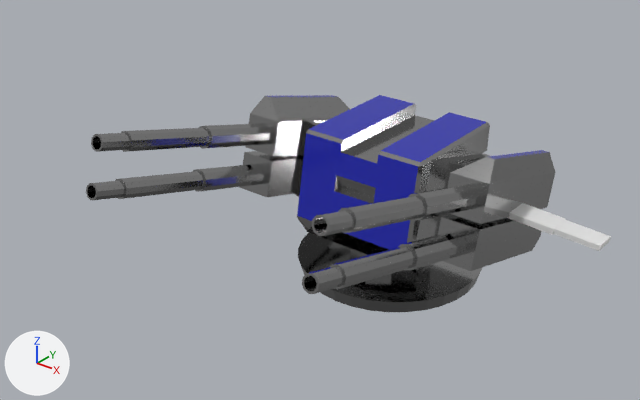
The FBX model public/turret.fbx: old version first, new version second.
Both versions are drawn from a 50 mm lens placed at (4.82, -7.31, 3.98), pointed at (-0.14, -1.1, 0.14). Every picture has the same lights, and +X, +Y and +Z are marked at lower left. Where no turn or scale is listed for an object, it has been applied to the vertices.

Objects in the first picture: 'Cube.001', 'cannon 02'.
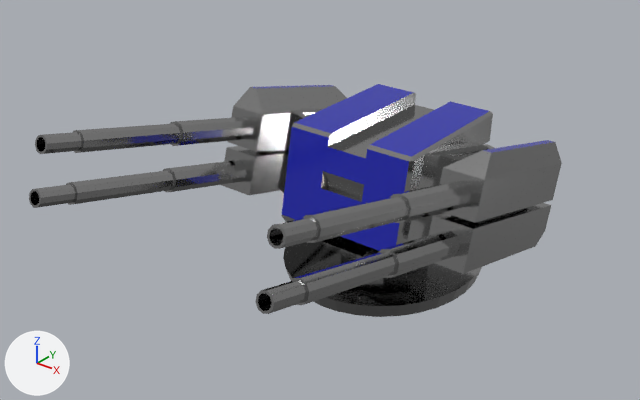
Where the change shows, as pixel boxes (x1, y1, x2, y2) in the pictures (640 x 400 px):
'cannon 02', rescaled (14% wider, 7% taller)
    before: (86, 95, 555, 312)
    after: (29, 84, 562, 317)
'Cube.001', deleted
    before: (507, 203, 611, 251)

What changed in the scene script:
```text
Change ob_cannon_02:
    ob_cannon_02.scale: (0.79, 0.138, 0.0316) -> (0.83, 0.161, 0.0332)
Remove ob_cube_001:
    ob_cube_001 = bpy.data.objects.new('Cube.001', me_cube_001)
    ob_cube_001.location = (1.475, 0.0, 0.081)
```
